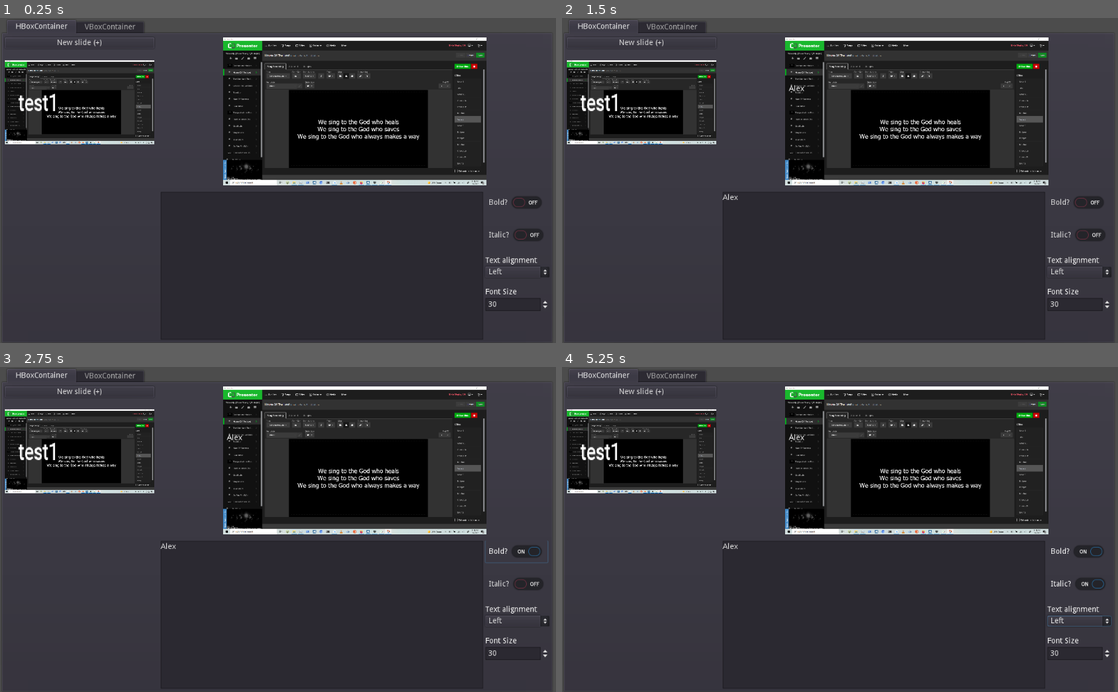
Above: before the commit, frames 1-4 (two rows, left to right).
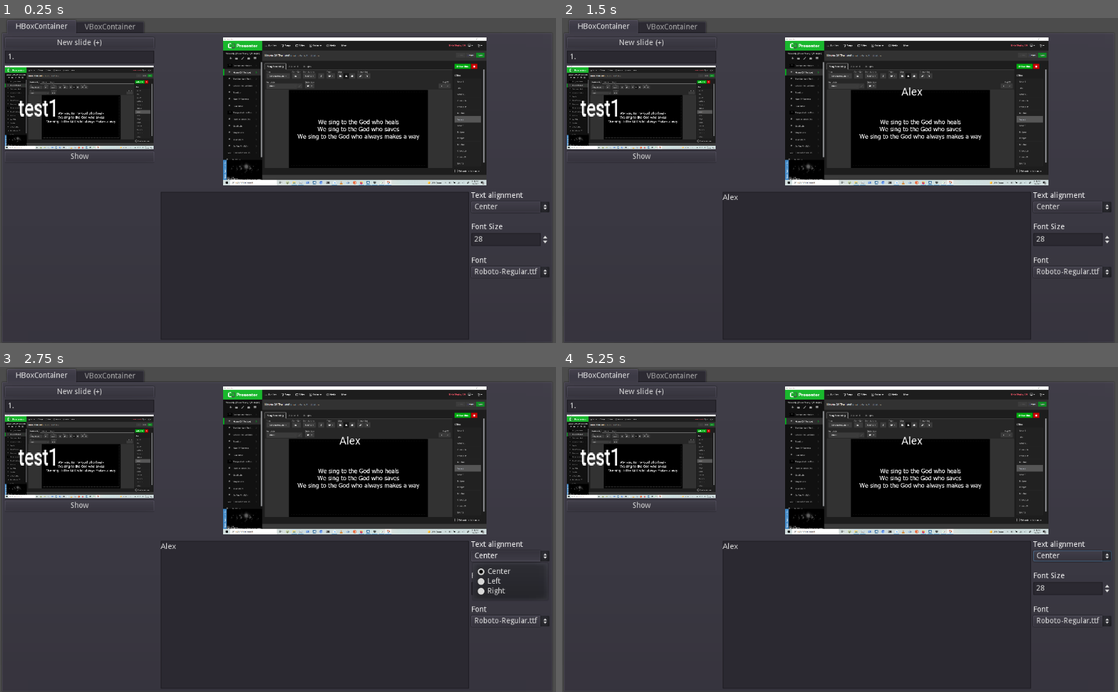
Above: after the commit, the same moments.

Repository: aklapatch/worship-attemp-godot
Game: Godot game, scene res://main.tscn
Same seed, same stepped clock (60 frames per second), same inputs: the game is played once before the commit and once after it.
Inputs (mouse positions are in pixels of both pictures, inside the frame that each line leads up to):
- Up to frame 1 (0.25 s): no input
- Up to frame 2 (1.5 s): click (884, 265) at 0.52 s; type "Alex" at 0.6 s; click "test1" at 1.25 s
- Up to frame 3 (2.75 s): click (517, 552) at 2 s, where only the run before the commit has a clickable "Bold?"
- Up to frame 4 (5.25 s): click "New slide (+)" (after the commit: "Show") at 2.75 s; click (1079, 584) at 3.5 s, where only the run before the commit has a clickable "Italic?"; click "Left" (after the commit: "Center") at 4.25 s; click "Left" (after the commit: "Roboto-Regular.ttf") at 5 s

The runs differ from the first frame. In frame 1, 3.8% of the frame differs, in the area x 0-99%, y 10-91%; in frame 2, 3.9%; in frame 3, 3.9%; in frame 4, 4.0%.

Commit message:
Got font changing and font size changing to work

Diff:
--- /dev/null
+++ b/FontSize.gd
@@ -0,0 +1,28 @@
+extends SpinBox
+
+
+# Declare member variables here. Examples:
+# var a = 2
+# var b = "text"
+
+onready var preview_node = get_node("../../../../../../VSplitContainer/Preview/Previewtext")
+
+func val_changed(new_val: float):
+	var int_val = int(new_val)
+	preview_node.change_font_size(int_val)
+
+# Called when the node enters the scene tree for the first time.
+func _ready():
+	self.rounded = true
+	self.min_value = 2
+	self.step = 4
+	self.max_value = 100
+	self.value = 28
+
+	self.connect("value_changed", self, "val_changed")
+	pass # Replace with function body.
+
+
+# Called every frame. 'delta' is the elapsed time since the previous frame.
+#func _process(delta):
+#	pass
--- a/OptionButton2.gd
+++ b/OptionButton2.gd
@@ -1,18 +1,69 @@
 extends OptionButton
-
 
 # Declare member variables here. Examples:
 # var a = 2
 # var b = "text"
 
+onready var preview_node = get_node("../../../../../../VSplitContainer/Preview/Previewtext")
+onready var usr_fonts = []
+onready var res_fonts = []
+
+func load_font_names(path: String):
+	var dir = Directory.new()
+	var err = dir.make_dir_recursive(path)
+	var output = []
+	if err != OK:
+		print("Error %u opening %s" % err, OK)
+		return
+	if dir.open(path) != OK:
+		print("Error opening " + path)
+		return
+
+	# open the path in an editor
+	var img_path = ProjectSettings.globalize_path(path)
+	print("img path " + img_path)
+	#OS.shell_open(img_path)
+
+	dir.list_dir_begin()
+	var file_name = dir.get_next()
+	while file_name != "":
+		if dir.current_is_dir():
+			print("Found directory: " + file_name)
+		else:
+			var file_path = img_path + file_name
+
+			print("Found file: " + file_path)
+			if file_name.ends_with('ttf'):
+				output.append(file_name)
+				print("selected " + file_path)
+
+		file_name = dir.get_next()
+	return output
+
+func item_changed(new_index):
+	# Forward the name of this item to the previewtext
+	var font_name = self.get_item_text(new_index)
+
+	if res_fonts.has(font_name):
+		preview_node.load_font("res://" + font_name)
+	elif usr_fonts.has(font_name):
+		preview_node.load_font("user://fonts/" + font_name)
+	else:
+		print("Error loading font!")
 
 # Called when the node enters the scene tree for the first time.
 func _ready():
-	self.add_item("Left")
-	self.add_item("Right")
-	self.add_item("Center")
-	pass # Replace with function body.
+	res_fonts = load_font_names("res://")
+	usr_fonts = load_font_names("user://fonts/")
 
+	preview_node.load_font("res://" + res_fonts[0])
+	for item in res_fonts:
+		self.add_item(item)
+
+	for font in usr_fonts:
+		self.add_item(font)
+
+	self.connect("item_selected", self, "item_changed")
 
 # Called every frame. 'delta' is the elapsed time since the previous frame.
 #func _process(delta):
--- a/PicDisplayButtpn.gd
+++ b/PicDisplayButtpn.gd
@@ -9,11 +9,26 @@
 # Called when the node enters the scene tree for the first time.
 func _ready():
 	connect("button_up", self, "button_pressed")
+
+	# set the size based on the texture
+	resize_self()
+
+	connect("item_rect_changed", self, "resize_self")
 	pass # Replace with function body.
-
 
 func button_pressed():
 	print("Tex button pressed")
+
+func resize_self():
+	# change the vertical size to match the aspect ratio of the texture
+	# If there is no texture, then the texture will be null
+	if self.texture_normal != null:
+		var size = self.texture_normal.get_size()
+		var aspect_ratio = size.y/size.x
+		var width = self.rect_size.x
+		var needed_height = int(width*aspect_ratio)
+
+		self.rect_min_size.y = needed_height
 # Called every frame. 'delta' is the elapsed time since the previous frame.
 #func _process(delta):
 #	pass
--- /dev/null
+++ b/Previewtext.gd
@@ -0,0 +1,35 @@
+extends RichTextLabel
+
+
+# Declare member variables here. Examples:
+# var a = 2
+# var b = "text"
+
+onready var font_dict = {}
+onready var curr_font = DynamicFont.new()
+
+# Load new font
+func load_font(font_name):
+	var new_font = DynamicFont.new()
+	new_font.font_data = load(font_name)
+	new_font.size = curr_font.size
+
+	curr_font = new_font
+
+	self.set("custom_fonts/normal_font", curr_font)
+
+func change_font_size(font_size: int):
+	curr_font.size = font_size
+	self.set("custom_fonts/normal_font", curr_font)
+
+# Called when the node enters the scene tree for the first time.
+func _ready():
+	curr_font.size = 20
+	self.install_effect(load('res://vcenter.gd'))
+	pass # Replace with function body.
+
+
+
+# Called every frame. 'delta' is the elapsed time since the previous frame.
+#func _process(delta):
+#	pass
--- /dev/null
+++ b/Roboto-Medium.tres
@@ -0,0 +1,5 @@
+[gd_resource type="DynamicFontData" format=2]
+
+[resource]
+resource_name = "Roboto medium"
+font_path = "res://Roboto-Medium.ttf"
--- /dev/null
+++ b/default-font.tres
@@ -0,0 +1,4 @@
+[gd_resource type="DynamicFont" format=2]
+
+[resource]
+size = 1024
--- /dev/null
+++ b/font-alignment.gd
@@ -0,0 +1,17 @@
+extends OptionButton
+
+
+# Declare member variables here. Examples:
+# var a = 2
+# var b = "text"
+
+# Called when the node enters the scene tree for the first time.
+func _ready():
+	self.add_item("Center")
+	self.add_item("Left")
+	self.add_item("Right")
+	pass # Replace with function body.
+
+# Called every frame. 'delta' is the elapsed time since the previous frame.
+#func _process(delta):
+#	pass
--- a/main.tscn
+++ b/main.tscn
@@ -1,18 +1,21 @@
-[gd_scene load_steps=13 format=2]
+[gd_scene load_steps=18 format=2]
 
 [ext_resource path="res://worship extreme verse edit menu.png" type="Texture" id=1]
 [ext_resource path="res://add-photo-button.gd" type="Script" id=2]
 [ext_resource path="res://Label2.gd" type="Script" id=3]
 [ext_resource path="res://HFlowContainer2.gd" type="Script" id=4]
 [ext_resource path="res://newslidebutton.gd" type="Script" id=5]
-[ext_resource path="res://Roboto-Medium.ttf" type="DynamicFontData" id=6]
+[ext_resource path="res://FontSize.gd" type="Script" id=6]
 [ext_resource path="res://PicDisplayButtpn.gd" type="Script" id=7]
 [ext_resource path="res://slideTextEdit.gd" type="Script" id=8]
 [ext_resource path="res://OptionButton2.gd" type="Script" id=9]
+[ext_resource path="res://Previewtext.gd" type="Script" id=10]
+[ext_resource path="res://Roboto-Medium.tres" type="DynamicFontData" id=11]
+[ext_resource path="res://font-alignment.gd" type="Script" id=12]
 
 [sub_resource type="DynamicFont" id=2]
 size = 30
-font_data = ExtResource( 6 )
+font_data = ExtResource( 11 )
 
 [sub_resource type="Theme" id=3]
 
@@ -42,6 +45,12 @@
 #	pass
 "
 
+[sub_resource type="DynamicFont" id=5]
+
+[sub_resource type="RichTextEffect" id=4]
+resource_local_to_scene = true
+resource_name = "RichTextVCenter"
+
 [node name="Control" type="Control"]
 anchor_right = 1.0
 anchor_bottom = 1.0
@@ -101,42 +110,52 @@
 margin_top = 24.0
 margin_right = 275.0
 margin_bottom = 558.0
-size_flags_horizontal = 3
-size_flags_vertical = 3
+size_flags_horizontal = 11
+size_flags_vertical = 11
+scroll_horizontal_enabled = false
 
 [node name="VBoxContainer" type="VBoxContainer" parent="TabContainer/HBoxContainer/HSplitContainer/VBoxContainer/ScrollContainer"]
 margin_right = 275.0
 margin_bottom = 534.0
-size_flags_horizontal = 3
-size_flags_vertical = 3
-
-[node name="Label" type="Label" parent="TabContainer/HBoxContainer/HSplitContainer/VBoxContainer/ScrollContainer/VBoxContainer"]
-margin_right = 275.0
-margin_bottom = 14.0
-
-[node name="TextureButton" type="TextureButton" parent="TabContainer/HBoxContainer/HSplitContainer/VBoxContainer/ScrollContainer/VBoxContainer/Label"]
-margin_top = 18.0
-margin_right = 275.0
-margin_bottom = 534.0
-size_flags_horizontal = 3
-size_flags_vertical = 3
+size_flags_horizontal = 11
+size_flags_vertical = 11
+
+[node name="LineEdit" type="LineEdit" parent="TabContainer/HBoxContainer/HSplitContainer/VBoxContainer/ScrollContainer/VBoxContainer"]
+margin_right = 275.0
+margin_bottom = 24.0
+size_flags_horizontal = 9
+size_flags_vertical = 9
+text = "1."
+
+[node name="TextureButton" type="TextureButton" parent="TabContainer/HBoxContainer/HSplitContainer/VBoxContainer/ScrollContainer/VBoxContainer"]
+margin_top = 28.0
+margin_right = 275.0
+margin_bottom = 28.0
+size_flags_horizontal = 11
+size_flags_vertical = 9
 texture_normal = ExtResource( 1 )
 expand = true
 stretch_mode = 4
 script = ExtResource( 7 )
 
-[node name="RichTextLabel" type="RichTextLabel" parent="TabContainer/HBoxContainer/HSplitContainer/VBoxContainer/ScrollContainer/VBoxContainer/Label/TextureButton"]
+[node name="RichTextLabel" type="RichTextLabel" parent="TabContainer/HBoxContainer/HSplitContainer/VBoxContainer/ScrollContainer/VBoxContainer/TextureButton"]
 margin_left = 25.0
 margin_top = 53.0
 margin_right = 107.0
 margin_bottom = 114.0
 rect_scale = Vector2( 1.08132, 1.45698 )
-size_flags_horizontal = 3
-size_flags_vertical = 3
+size_flags_horizontal = 15
+size_flags_vertical = 7
 custom_fonts/normal_font = SubResource( 2 )
 bbcode_enabled = true
 bbcode_text = "test1"
 text = "test1"
+
+[node name="Button" type="Button" parent="TabContainer/HBoxContainer/HSplitContainer/VBoxContainer/ScrollContainer/VBoxContainer"]
+margin_top = 32.0
+margin_right = 275.0
+margin_bottom = 52.0
+text = "Show"
 
 [node name="VSplitContainer" type="VSplitContainer" parent="TabContainer/HBoxContainer/HSplitContainer"]
 margin_left = 287.0
@@ -165,10 +184,13 @@
 margin_right = -24.292
 margin_bottom = -77.0
 focus_mode = 2
+custom_fonts/normal_font = SubResource( 5 )
 bbcode_enabled = true
 fit_content_height = true
 scroll_active = false
 selection_enabled = true
+custom_effects = [ SubResource( 4 ) ]
+script = ExtResource( 10 )
 __meta__ = {
 "_editor_description_": ""
 }
@@ -200,21 +222,9 @@
 custom_constants/vseparation = 20
 custom_constants/hseparation = 20
 
-[node name="CheckButton" type="CheckButton" parent="TabContainer/HBoxContainer/HSplitContainer/VSplitContainer/ScrollContainer/HBoxContainer/HFlowContainer"]
-margin_right = 115.0
-margin_bottom = 40.0
-text = "Bold?"
-
-[node name="CheckButton2" type="CheckButton" parent="TabContainer/HBoxContainer/HSplitContainer/VSplitContainer/ScrollContainer/HBoxContainer/HFlowContainer"]
-margin_top = 60.0
-margin_right = 118.0
-margin_bottom = 100.0
-text = "Italic?"
-
 [node name="VBoxContainer2" type="VBoxContainer" parent="TabContainer/HBoxContainer/HSplitContainer/VSplitContainer/ScrollContainer/HBoxContainer/HFlowContainer"]
-margin_top = 120.0
-margin_right = 124.0
-margin_bottom = 158.0
+margin_right = 124.0
+margin_bottom = 38.0
 size_flags_horizontal = 3
 size_flags_vertical = 3
 
@@ -232,12 +242,12 @@
 size_flags_horizontal = 3
 size_flags_vertical = 3
 text = "Text alignment"
-script = ExtResource( 9 )
+script = ExtResource( 12 )
 
 [node name="VBoxContainer3" type="VBoxContainer" parent="TabContainer/HBoxContainer/HSplitContainer/VSplitContainer/ScrollContainer/HBoxContainer/HFlowContainer"]
-margin_top = 178.0
-margin_right = 124.0
-margin_bottom = 220.0
+margin_top = 58.0
+margin_right = 124.0
+margin_bottom = 100.0
 size_flags_horizontal = 3
 size_flags_vertical = 3
 
@@ -248,13 +258,37 @@
 size_flags_vertical = 7
 text = "Font Size"
 
-[node name="SpinBox" type="SpinBox" parent="TabContainer/HBoxContainer/HSplitContainer/VSplitContainer/ScrollContainer/HBoxContainer/HFlowContainer/VBoxContainer3"]
+[node name="FontSize" type="SpinBox" parent="TabContainer/HBoxContainer/HSplitContainer/VSplitContainer/ScrollContainer/HBoxContainer/HFlowContainer/VBoxContainer3"]
 margin_top = 18.0
 margin_right = 124.0
 margin_bottom = 42.0
 size_flags_horizontal = 3
 size_flags_vertical = 3
 value = 30.0
+script = ExtResource( 6 )
+
+[node name="VBoxContainer4" type="VBoxContainer" parent="TabContainer/HBoxContainer/HSplitContainer/VSplitContainer/ScrollContainer/HBoxContainer/HFlowContainer"]
+margin_top = 120.0
+margin_right = 124.0
+margin_bottom = 158.0
+size_flags_horizontal = 3
+size_flags_vertical = 3
+
+[node name="Label2" type="Label" parent="TabContainer/HBoxContainer/HSplitContainer/VSplitContainer/ScrollContainer/HBoxContainer/HFlowContainer/VBoxContainer4"]
+margin_right = 124.0
+margin_bottom = 14.0
+size_flags_horizontal = 3
+size_flags_vertical = 7
+text = "Font"
+
+[node name="OptionButton2" type="OptionButton" parent="TabContainer/HBoxContainer/HSplitContainer/VSplitContainer/ScrollContainer/HBoxContainer/HFlowContainer/VBoxContainer4"]
+margin_top = 18.0
+margin_right = 124.0
+margin_bottom = 38.0
+size_flags_horizontal = 3
+size_flags_vertical = 3
+text = "<default>"
+script = ExtResource( 9 )
 
 [node name="VBoxContainer" type="VBoxContainer" parent="TabContainer"]
 visible = false
--- a/newslidebutton.gd
+++ b/newslidebutton.gd
@@ -4,12 +4,51 @@
 # Declare member variables here. Examples:
 # var a = 2
 # var b = "text"
-#onready var item_list = get_node("../../ScrollContainer/ItemList")
+onready var pic_script = load("res://PicDisplayButtpn.gd")
+onready var item_list = get_node("../../ScrollContainer/VBoxContainer")
 
 # Called when the node enters the scene tree for the first time.
 func _ready():
+	self.connect("pressed", self, "make_new_slide")
 	pass # Replace with function body.
 
 # Called every frame. 'delta' is the elapsed time since the previous frame.
 #func _process(delta):
 #	pass
+
+func make_new_slide():
+	print("New slide")
+	# add new nodes to the item list
+	var num_children = item_list.get_child_count()
+
+	# set the label of the next child to be one more than what's there
+	var new_label = LineEdit.new()
+	new_label.text = str(num_children/2 + 1) + "."
+	new_label.size_flags_horizontal = SIZE_EXPAND_FILL
+
+	var new_text_button = TextureButton.new()
+	new_text_button.size_flags_horizontal = SIZE_EXPAND_FILL
+	new_text_button.stretch_mode = TextureButton.STRETCH_KEEP_ASPECT
+	new_text_button.expand = true
+	new_text_button.set_script(pic_script)
+
+	# inherit the texture from the previous slide.
+	var child_w_texture = item_list.get_children()[num_children - 2]
+	new_text_button.texture_normal = child_w_texture.texture_normal
+
+	var new_text = RichTextLabel.new()
+	new_text.bbcode_enabled = true
+	new_text.bbcode_text = "[b]<test text>[/b]"
+	new_text.size_flags_horizontal = SIZE_EXPAND_FILL
+	new_text.size_flags_vertical = SIZE_EXPAND_FILL
+
+	var new_show_button = Button.new()
+	new_show_button.text = "Show"
+
+	new_text_button.add_child(new_text)
+
+	item_list.add_child(new_label)
+	item_list.add_child(new_text_button)
+
+	item_list.add_child(new_show_button)
+	pass
--- a/project.godot
+++ b/project.godot
@@ -7,6 +7,16 @@
 ;   param=value ; assign values to parameters
 
 config_version=4
+
+_global_script_classes=[ {
+"base": "RichTextEffect",
+"class": "RichTextVCenter",
+"language": "GDScript",
+"path": "res://vcenter.gd"
+} ]
+_global_script_class_icons={
+"RichTextVCenter": ""
+}
 
 [application]
 
--- a/slideTextEdit.gd
+++ b/slideTextEdit.gd
@@ -1,48 +1,36 @@
 extends TextEdit
-
 
 # Declare member variables here. Examples:
 # var a = 2
 # var b = "text"
 
 onready var previewtext = get_node("../../../Preview/Previewtext")
-onready var bold_button = get_node("../HFlowContainer/CheckButton")
-onready var italic  = get_node("../HFlowContainer/CheckButton2")
 onready var justification  = get_node("../HFlowContainer/VBoxContainer2/OptionButton2")
 
 onready var old_just = justification.selected
-onready var old_italic = italic.toggle_mode
-onready var old_bold_button = bold_button.toggle_mode
 onready var old_txt_len = len(self.text)
 
 # Called when the node enters the scene tree for the first time.
 func _ready():
 	assert(previewtext != null)
 
-
 # reach out to the preview text and update it when we have changed
 # Called every frame. 'delta' is the elapsed time since the previous frame.
+# warning-ignore:unused_argument
 func _process(delta):
 	var new_len = len(self.text)
-	if new_len != old_txt_len or old_bold_button != bold_button.toggle_mode or old_italic != italic.toggle_mode or old_just != justification.selected:
-		old_bold_button = bold_button.toggle_mode
+	if new_len != old_txt_len or old_just != justification.selected:
 		old_txt_len = new_len
-		old_italic = italic.toggle_mode
 		old_just = justification.selected
 
 		# add bbcode tags based on bold/italic buttons
 		var preview_text = self.text
-		if bold_button.toggle_mode:
-			preview_text = '[b]' + preview_text + '[/b]'
-
-		if italic:
-			preview_text = '[i]' + preview_text + '[/i]'
 
 		# Set justification
-		if justification.selected == 1:
+		if justification.selected == 2:
 			# Right justification
 			preview_text = '[right]' + preview_text + '[/right]'
-		elif justification.selected == 2:
+		elif justification.selected == 0:
 			preview_text = '[center]' + preview_text + '[/center]'
 
 		previewtext.bbcode_text = preview_text
--- /dev/null
+++ b/vcenter.gd
@@ -0,0 +1,10 @@
+tool class_name RichTextVCenter extends RichTextEffect
+
+# Syntax: [vcenter px=px#]text that is vertically centered[/vcenter]
+
+# Define the tag name.
+var bbcode = "vcenter"
+
+func _process_custom_fx(char_fx):
+	char_fx.offset = Vector2.UP * char_fx.env.get("px", 0.0)
+	return true
